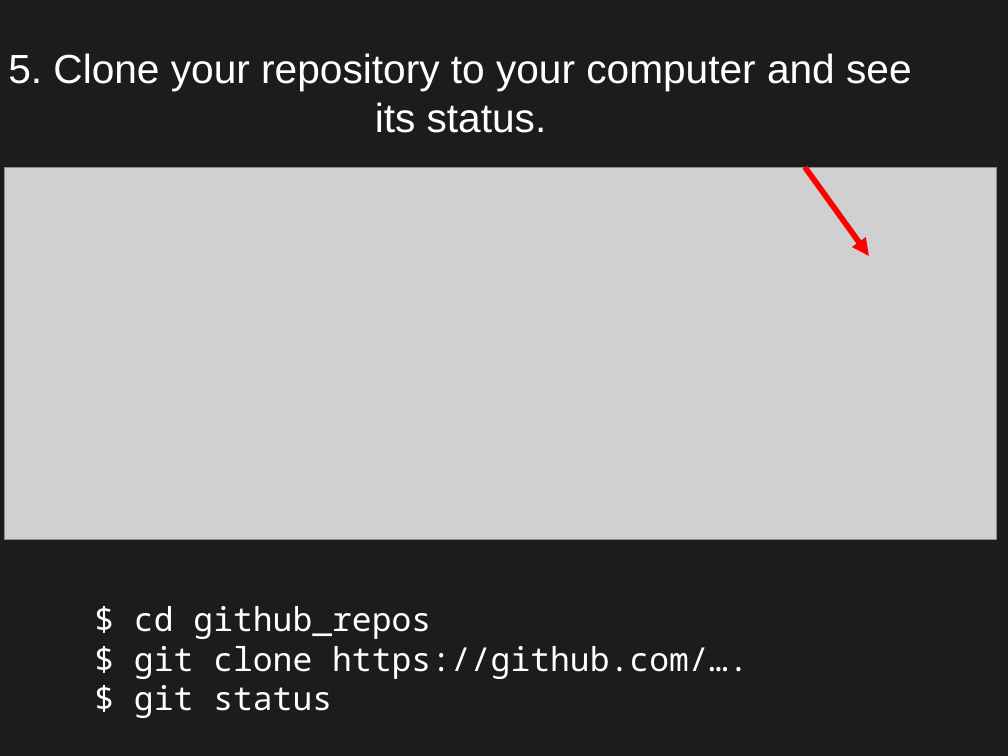
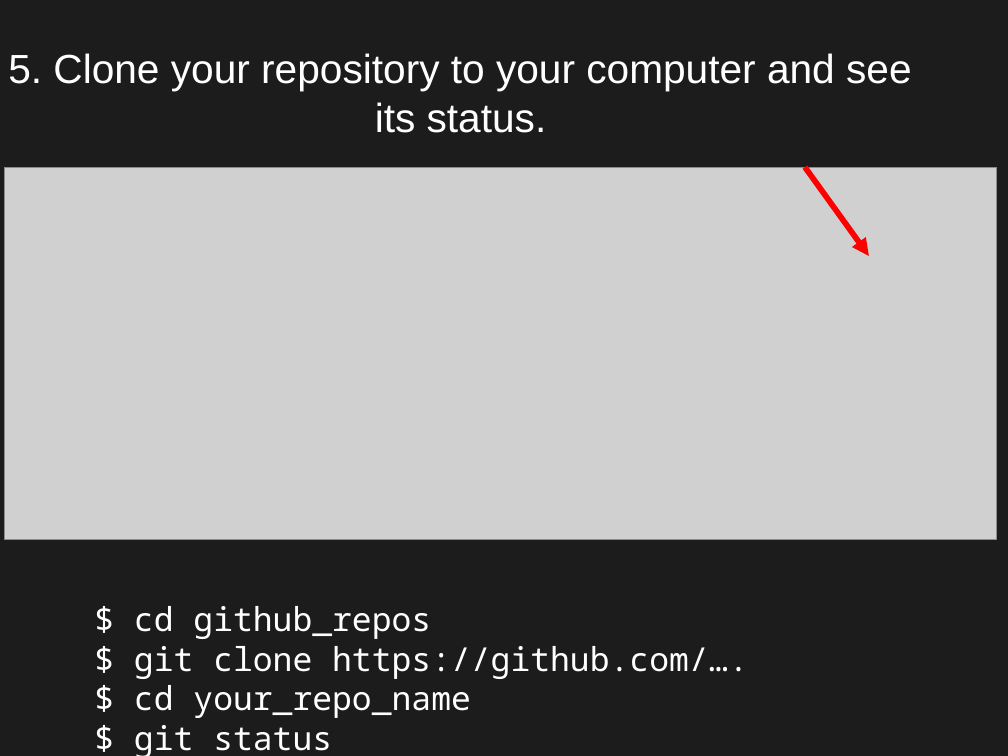
Before and after one commit to jngaravitoc/github_hands_on, a slide deck: slide 14 of git.odp. Drawn at 1008x756 pixels with LibreOffice and Linux fonts; fonts in the diff are those of the drawing; grey boxes stand for pictures. Boxes give left, top, right and bottom in pixels: in the first picture for what was removed or moved away, otherwise in the second. Text is boxed around its words. In the diff, an @@ line names an element or a change of style, - is before the commit and + after.

```diff
--- a/git.odp
+++ b/git.odp
@@ text at bbox=[134, 685, 470, 718]: paragraph added @@
+$ cd your_repo_name
```
Also in this commit, not shown: 11 other slides changed, 1 slide added, 1 slide removed, 1 other file.
